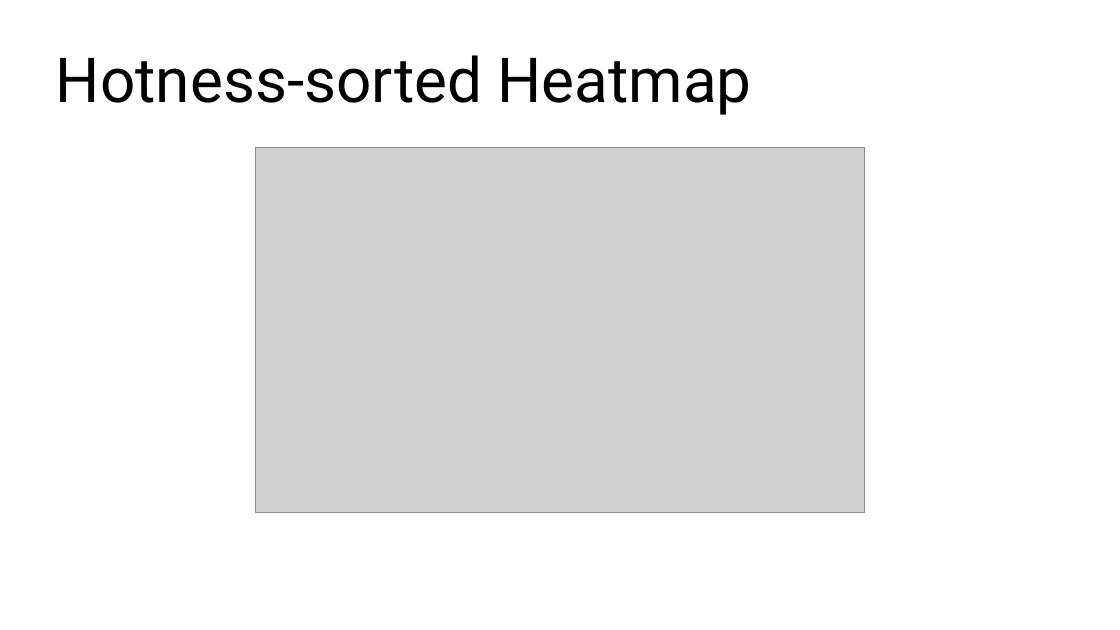
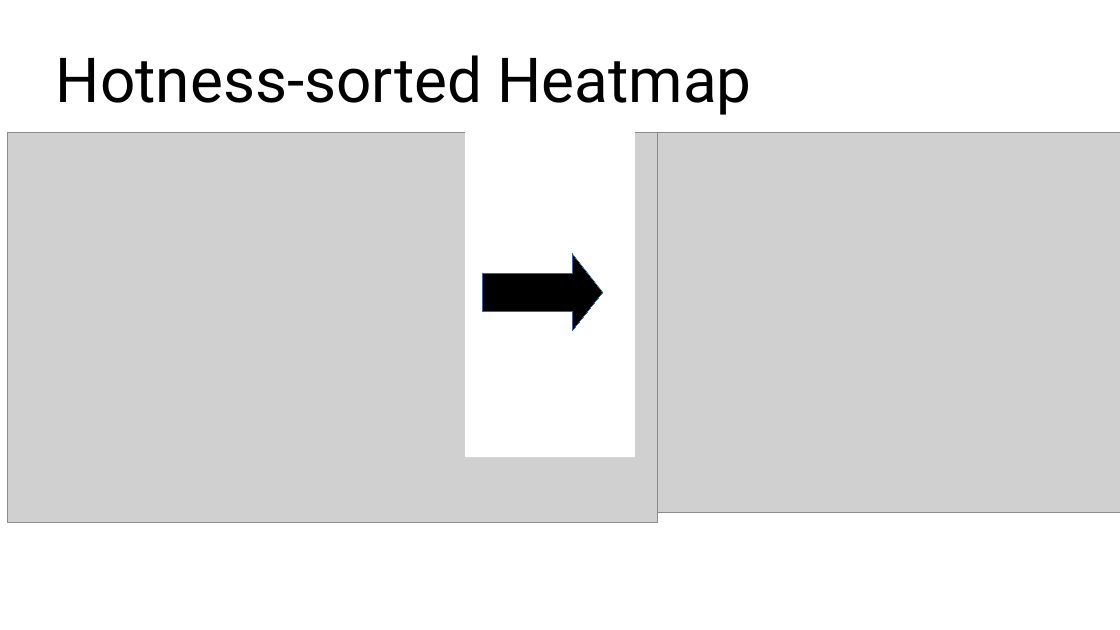
Before and after one commit to damonitor/talks, a slide deck: slide 20 of 2025/lpc/observability_mc/damon_access_patern_format_lpc25.odp. Drawn at 1120x630 pixels with LibreOffice and Linux fonts; fonts in the diff are those of the drawing; grey boxes stand for pictures. Boxes give left, top, right and bottom in pixels: in the first picture for what was removed or moved away, otherwise in the second. Text is boxed around its words. In the diff, an @@ line names an element or a change of style, - is before the commit and + after.

```diff
--- a/2025/lpc/observability_mc/damon_access_patern_format_lpc25.odp
+++ b/2025/lpc/observability_mc/damon_access_patern_format_lpc25.odp
@@ picture added at (8, 133, 658, 523) @@
@@ rectangle added at (465, 130, 635, 457), fill #FFFFFF @@
@@ picture: place and size @@
-picture at (255, 147, 864, 513)
+picture at (575, 133, 1120, 513)
@@ right arrow added at (483, 254, 603, 330), fill #000000, outline #3465A4 0 pt @@
```
Also in this commit, not shown: 2 other slides changed, 1 other file.
